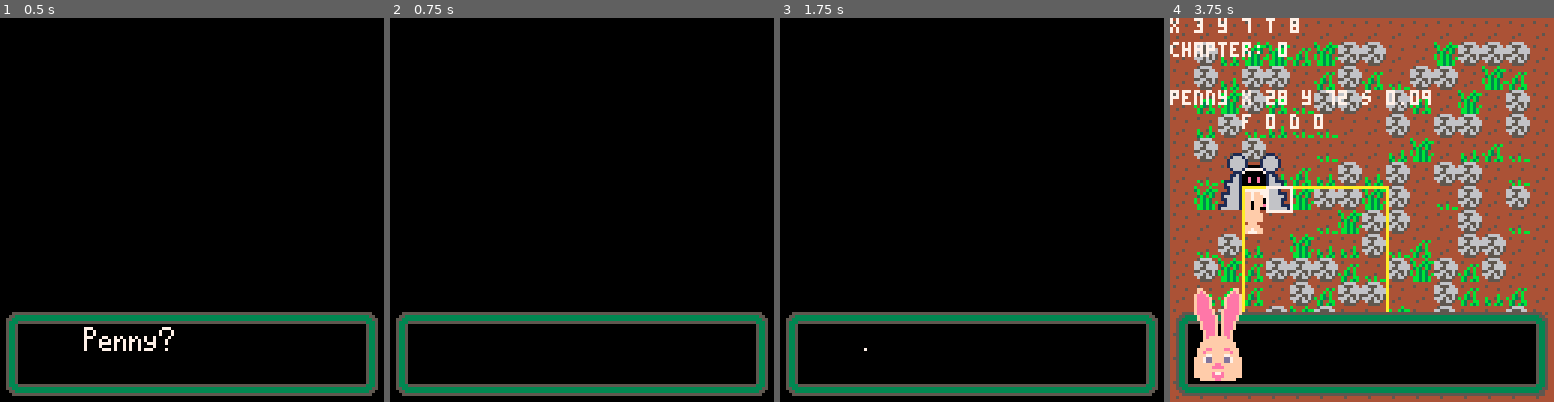
Above: before the commit, frames 1-4 (left to right).
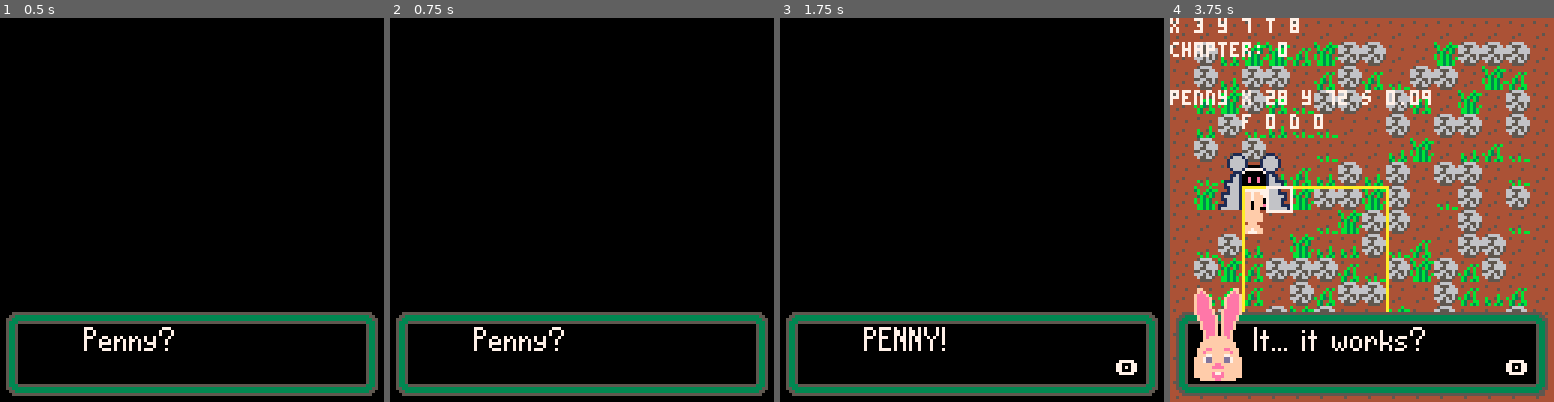
Above: after the commit, the same moments.

Repository: DeCarabas/pico_carts
Game: PICO-8 cartridge robo.p8
The game is run twice, just before and just after one commit, with the same random seed, the same clock (stepped at 60 frames per second) and the same inputs.
Inputs:
- Up to frame 1 (0.5 s): tap X (X key) at 0.33 s
- Up to frame 2 (0.75 s): tap O (Z key) at 0.7 s
- Up to frame 3 (1.75 s): tap X (X key) at 1.07 s; hold Right from 1.6 s (still down); tap O (Z key) at 1.7 s
- Up to frame 4 (3.75 s): tap X (X key) at 1.85, 2.97 s; release Right at 2.1 s; tap O (Z key) every 0.4 s from 2.1 to 3.7 s; hold Up 2.15-2.42 s; hold Right 2.47-3.03 s; hold Left 3.08-3.58 s; hold Down from 3.63 s (still down)

Frame 1 is identical in both runs. In frame 2, 0.4% of the frame differs, in the area x 21-46%, y 80-87%; in frame 3, 0.7%; in frame 4, 0.8%, in the area x 21-93%, y 80-93%.

Commit message:
Ok clear works fine

Diff:
--- a/robo.p8
+++ b/robo.p8
@@ -1339,30 +1339,16 @@
       "^wait a bit, ^i'll be\nback!"
    },
 
-   post=function()
-      penny:start_leave()
-      update_fn=update_walk
-
-      -- This is incorrect, we... hm.
-      -- local start_hour=hour
-      -- objective_fn=function()
-      --    -- we'll use the objective
-      --    -- hook to just wait an hour.
-      --    if hour-start_hour>=1 then
-      --       do_script(cs_up_tools)
-      --    end
-      -- end
-   end
-}
-
-cs_up_tools={
-   {
-      pre=function(c)
+   {
+      pre=function()
+         local ox = penny.x
+         penny:leave()
+
+         -- TODO: Wait a little bit? :D
+
          penny:show(128, (py*8)+16, 2)
-         ouijf()
-         penny_run(px*8+4,penny_y,c)
-         yield()
-         penny_d=0
+         penny:run_to(px*8+4, penny.y)
+         penny:show(penny.x, penny.y, 0)
       end,
 
       p=py_mid_wry,
@@ -1392,7 +1378,7 @@
    post=function()
       chapter = 3
       tank_level = max_tank
-      penny_run(128,penny_y)
+      penny:start_leave()
       update_fn = update_walk
    end
 }
@@ -1463,13 +1449,19 @@
    end
 end
 
+local script_coro = nil
+
+function update_script()
+   idle_time = 0
+   coresume(script_coro)
+end
+
 function do_script(script)
-   local _coro=nil
-   _coro = cocreate(function()
+   script_coro = cocreate(function()
          local stage,s_line
          for stage in all(script) do
-            if (stage.pre) then
-               stage.pre(_coro)
+            if stage.pre then
+               stage.pre()
             end
             local p=stage.p or {}
             for s_line in all(stage) do
@@ -1480,7 +1472,7 @@
             script:post()
          end
    end)
-   assert(coresume(_coro))
+   update_fn=update_script
 end
 
 local text = nil
@@ -1491,15 +1483,19 @@
    text_limit = #text + 5
    text_sprite_top = top
    text_sprite_bot = bot
-   update_fn = function()
-      idle_time = 0
+
+   while not btnp(🅾️) do
       text_time = min(text_limit, text_time + 2)
-      if btnp(🅾️) then
-         text=nil
-         resume(coro)
-      end
-   end
-   yield() -- Will be resumed!
+      yield()
+   end
+
+   -- Gotta go back to update to clear the btnp,
+   -- otherwise every other time we call btnp()
+   -- it will still return true. (We're in game
+   -- time here not frame time!)
+   yield()
+
+   text = nil
 end
 
 function draw_text()
@@ -1607,10 +1603,6 @@
       dx *= dlen dy *= dlen
       self.x = mid(self.x, self.x+dx, tx)
       self.y = mid(self.y, self.y+dy, ty)
-
-      --cls(0)
-      --print(dx.." "..dy.." "..dist.." "..dlen)
-      --asdfg()
 
       self.frame = flr(atime * 2) * 2
       yield()
